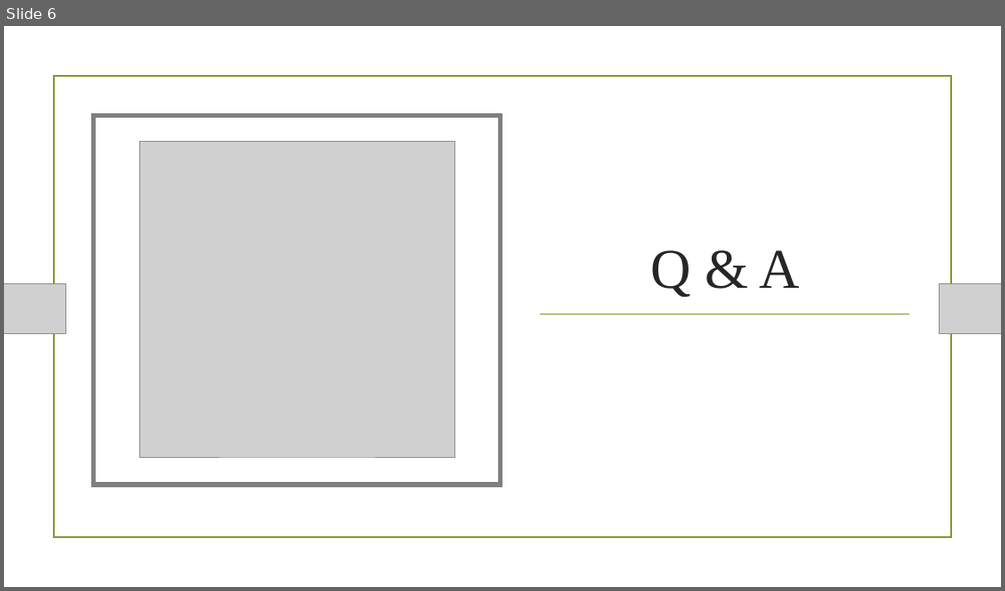
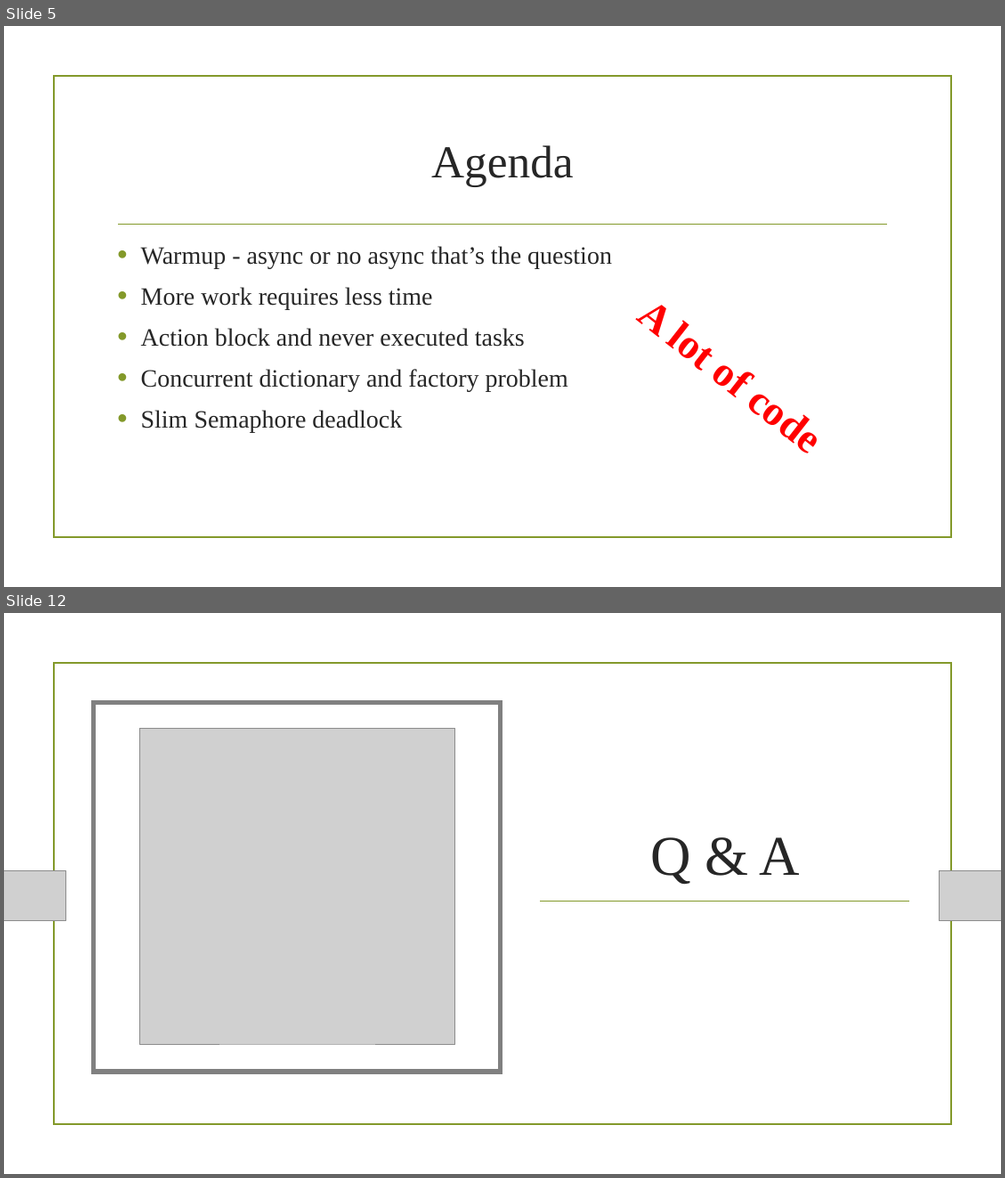
Before and after one commit to MariuszKrzanowski/asynchronous-intuition, a slide deck: slides/AsynchronousIntuition.pptx. Shown one above the other, each under a label of ours: slide 6 before the commit, slides 5 and 12 after it; the slides between them are not shown. The pictures are 1005x591 and 1005x1178 pixels, drawn with LibreOffice and Linux fonts; fonts in the diff are those of the drawing; grey boxes stand for pictures; background and template pictures are left out. Boxes give left, top, right and bottom in pixels: in the first picture for what was removed or moved away, otherwise in the second. Text is boxed around its words. In the diff, an @@ line names an element or a change of style, - is before the commit and + after.

```diff
--- a/slides/AsynchronousIntuition.pptx
+++ b/slides/AsynchronousIntuition.pptx
@@ slide 5 added at (4, 26, 1001, 587), background picture (left out) @@
@@ rectangle added at (53, 76, 951, 538), outline #83992A 1.25 pt @@
@@ title added at (431, 145, 574, 187), 44 pt, text #262626 @@
+Agenda
@@ line added from (119, 224) to (887, 224), #83992A 1.25 pt @@
@@ text added at (141, 246, 612, 433), 24 pt, text #262626 @@
+• Warmup - async or no async that’s the question
+• More work requires less time
+• Action block and never executed tasks
+• Concurrent dictionary and factory problem
+• Slim Semaphore deadlock
@@ text added at (635, 306, 737, 397), 40 pt, text #FF0000, bold @@
+A lot of code
@@ what was slide 6 is now slide 12 @@
```
Also in this commit, not shown: 5 slides changed, 7 other slides added.
